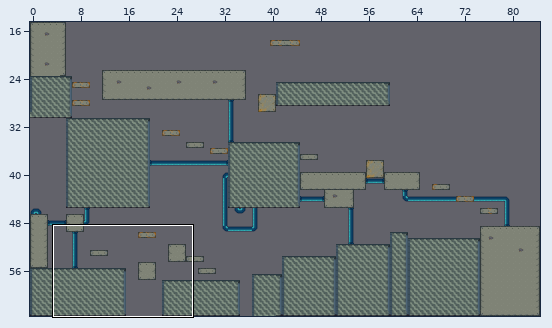
Level history. Tiled map: Data/Levels/0.tmx. The picture above shows the old version from afar; the outline marks the close-up.
Close-up. Before:
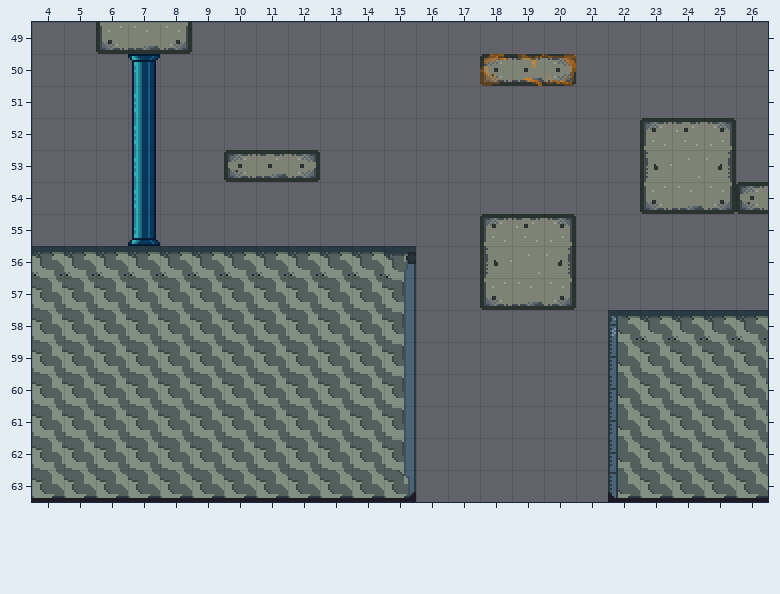
Cells are 16x16 px. Shown: x 4..26, y 49..63.
After:
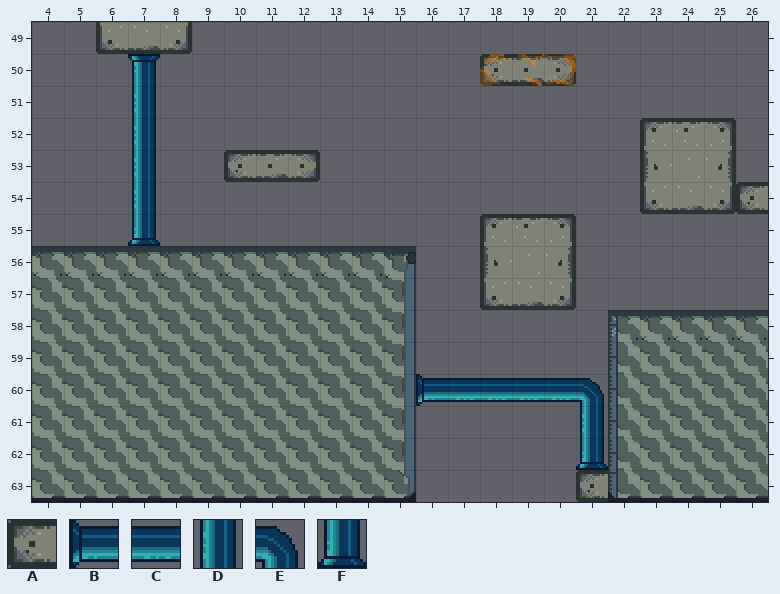
Key: from "Sprite-0002": A 53, B 64, C 65, D 67, E 81, F 83.
_ is an empty cell.
The exact change:
{"where": "layer \"Tile Layer 1\""}
{"y":60,"x":16,"old":"______","new":"BCCCCE"}
{"y":61,"x":21,"old":"_","new":"D"}
{"y":62,"x":21,"old":"_","new":"F"}
{"y":63,"x":21,"old":"_","new":"A"}
